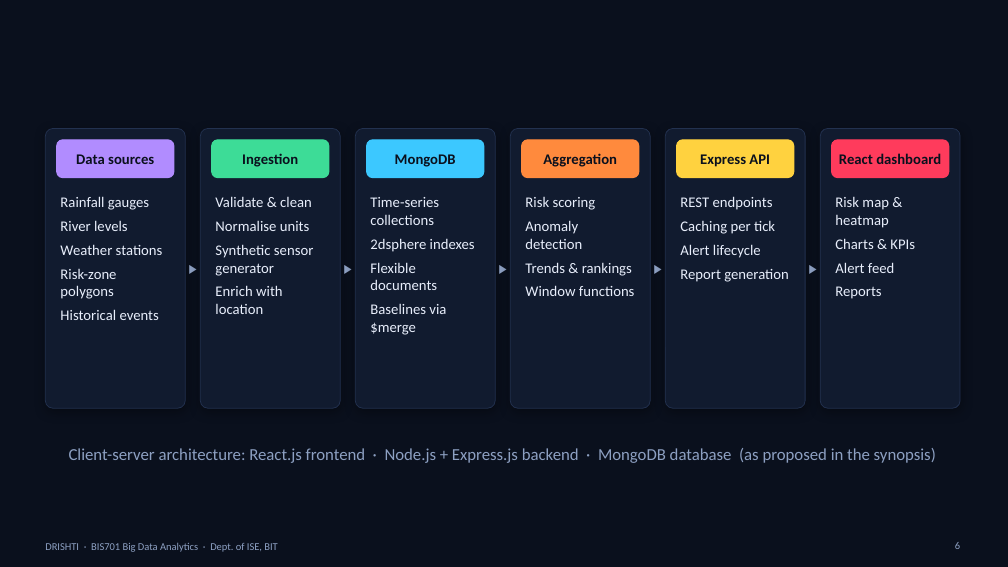
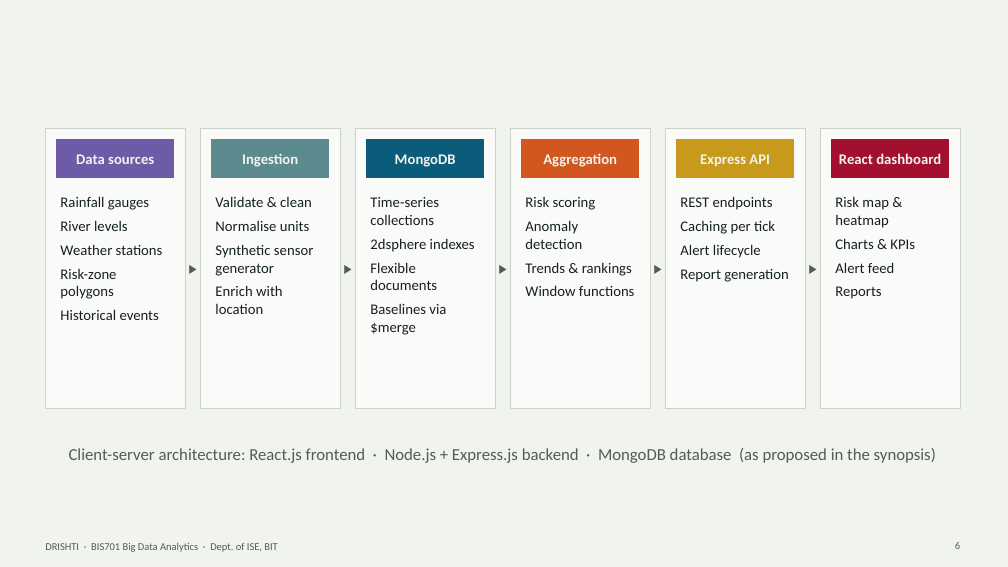
Before and after one commit to mevichitra/drishti-disaster-intelligence, a slide deck: slide 6 of docs/DRISHTI_BDA_Presentation.pptx. Drawn at 1008x567 pixels with LibreOffice and Linux fonts; fonts in the diff are those of the drawing. Boxes give left, top, right and bottom in pixels: in the first picture for what was removed or moved away, otherwise in the second. Text is boxed around its words. In the diff, an @@ line names an element or a change of style, - is before the commit and + after.

Commit message:
Redesign UI on a documented design system (flood-bulletin aesthetic); restyle deck

```diff
--- a/docs/DRISHTI_BDA_Presentation.pptx
+++ b/docs/DRISHTI_BDA_Presentation.pptx
@@ background #0A101D to #F1F3EF @@
@@ rectangle at bbox=[57, 140, 174, 178]: rounded rectangle to rectangle; fill #B18CFF to #6D5BA8; outline #B18CFF 1 pt to #6D5BA8 1 pt @@
@@ rectangle at bbox=[212, 140, 329, 178]: rounded rectangle to rectangle; fill #3DDC97 to #5B8A8F; outline #3DDC97 1 pt to #5B8A8F 1 pt @@
@@ rectangle at bbox=[367, 140, 484, 178]: rounded rectangle to rectangle; fill #3CC8FF to #0B5C7A; outline #3CC8FF 1 pt to #0B5C7A 1 pt @@
@@ rectangle at bbox=[522, 140, 639, 178]: rounded rectangle to rectangle; fill #FF8A3D to #D1561F; outline #FF8A3D 1 pt to #D1561F 1 pt @@
@@ rectangle at bbox=[677, 140, 794, 178]: rounded rectangle to rectangle; fill #FFD23F to #C79A1B; outline #FFD23F 1 pt to #C79A1B 1 pt @@
@@ rounded rectangle to rectangle; fill #111B2F to #FAFBF8; outline #22314F 0.75 pt to #CBD2CA 0.75 pt; shadow off in 6 elements at bbox=[45, 129, 185, 408], bbox=[200, 129, 340, 408], bbox=[355, 129, 495, 408], bbox=[510, 129, 650, 408], bbox=[665, 129, 805, 408], bbox=[820, 129, 960, 408] @@
@@ text colour #0A101D to #F1F3EF in 6 elements at bbox=[76, 154, 154, 164], bbox=[242, 153, 298, 167], bbox=[395, 154, 456, 167], bbox=[543, 153, 617, 167], bbox=[700, 154, 770, 167], bbox=[839, 153, 941, 164] @@
@@ rectangle at bbox=[832, 140, 949, 178]: rounded rectangle to rectangle; fill #FF3B5C to #A3102E; outline #FF3B5C 1 pt to #A3102E 1 pt @@
@@ text colour #E8EEFB to #15211E in 6 elements at bbox=[60, 196, 163, 320], bbox=[215, 196, 313, 314], bbox=[370, 197, 475, 335], bbox=[525, 197, 635, 296], bbox=[680, 196, 789, 282], bbox=[835, 196, 915, 299] @@
@@ text colour #8DA0C2 to #4F5D58 in 8 elements at bbox=[69, 448, 936, 463], bbox=[955, 542, 960, 549], bbox=[184, 253, 202, 284], bbox=[339, 253, 357, 284], bbox=[494, 253, 512, 284], bbox=[649, 253, 667, 284], bbox=[804, 253, 822, 284], bbox=[45, 543, 277, 552] @@
```
Also in this commit, not shown: 17 other slides changed, 30 other files.
